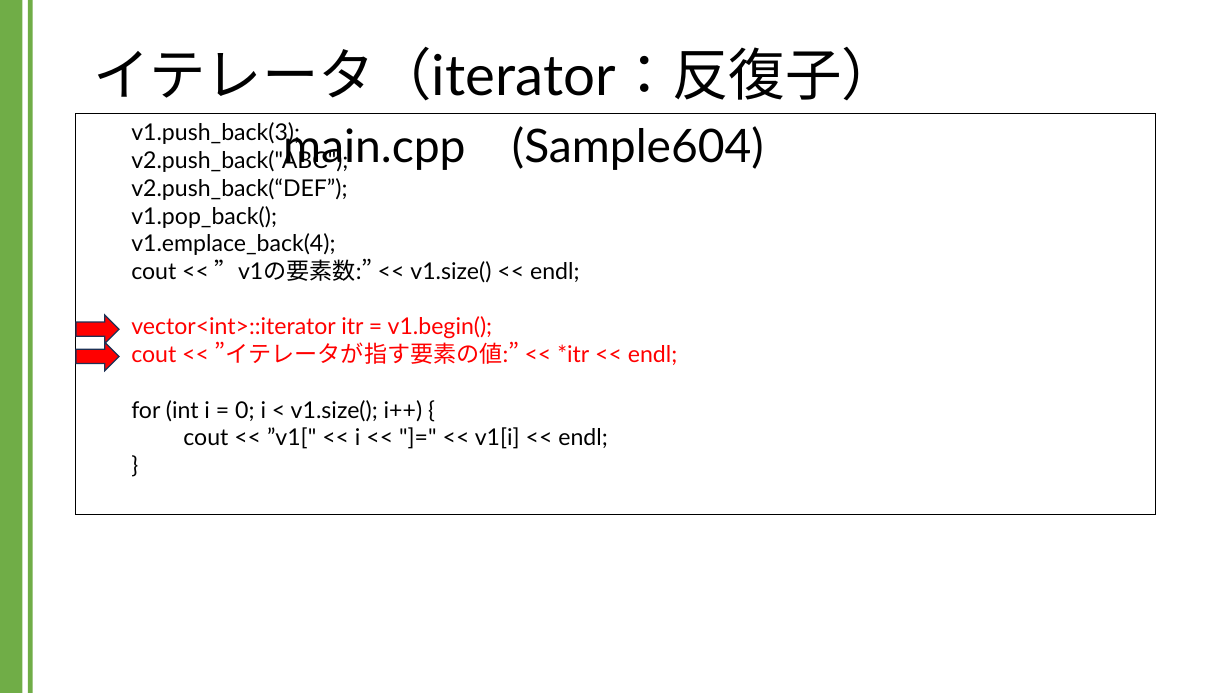
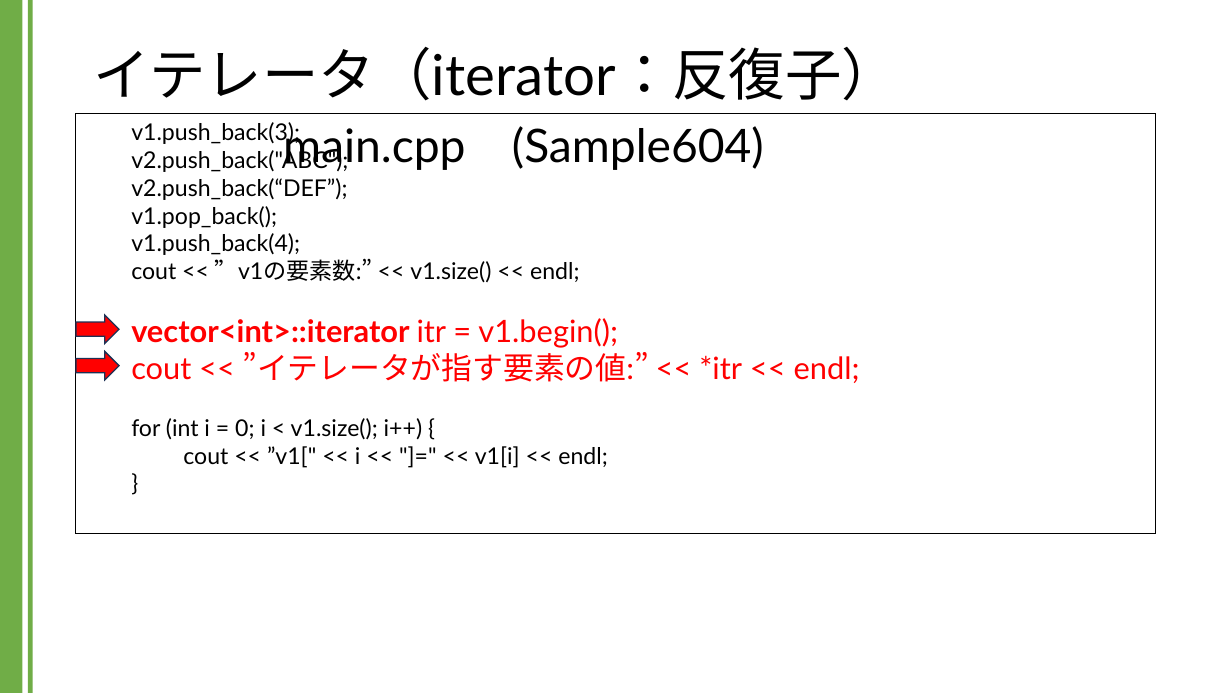
Before and after one commit to kic-murata/cpp2024, a slide deck: slide 24 of 授業資料/講義資料：Vectorクラス.pptx (slide 21 before the commit). Drawn at 1232x693 pixels with LibreOffice and Linux fonts; fonts in the diff are those of the drawing. Boxes give left, top, right and bottom in pixels: in the first picture for what was removed or moved away, otherwise in the second. Text is boxed around its words. In the diff, an @@ line names an element or a change of style, - is before the commit and + after.

```diff
--- a/授業資料/講義資料：Vectorクラス.pptx
+++ b/授業資料/講義資料：Vectorクラス.pptx
@@ rectangle "v1.push_back(3);": place and size @@
-rectangle "v1.push_back(3);" at [76, 114, 1156, 515]
+rectangle "v1.push_back(3);" at [76, 114, 1156, 533]
@@ text in rectangle at [131, 178, 347, 255]: text changed @@
-v2.push_back(“DEF”);
-v1.pop_back();
-v1.emplace_back(4);
+v2.push_back(“DEF”);
+v1.pop_back();
+v1.push_back(4);
@@ text in rectangle at [131, 318, 860, 383]: size 18 to 24 pt in "vector<int>::iterator itr = v1.begin();", "cout << ”イテレータが指す要素の値:” << *itr << endl;"; bold on in "vector<int>::iterator" @@
@@ right arrow: place and size @@
-right arrow at [76, 342, 119, 371]
+right arrow at [76, 351, 119, 380]
```
Also in this commit, not shown: 21 other slides changed, 3 slides added, 1 other file.
